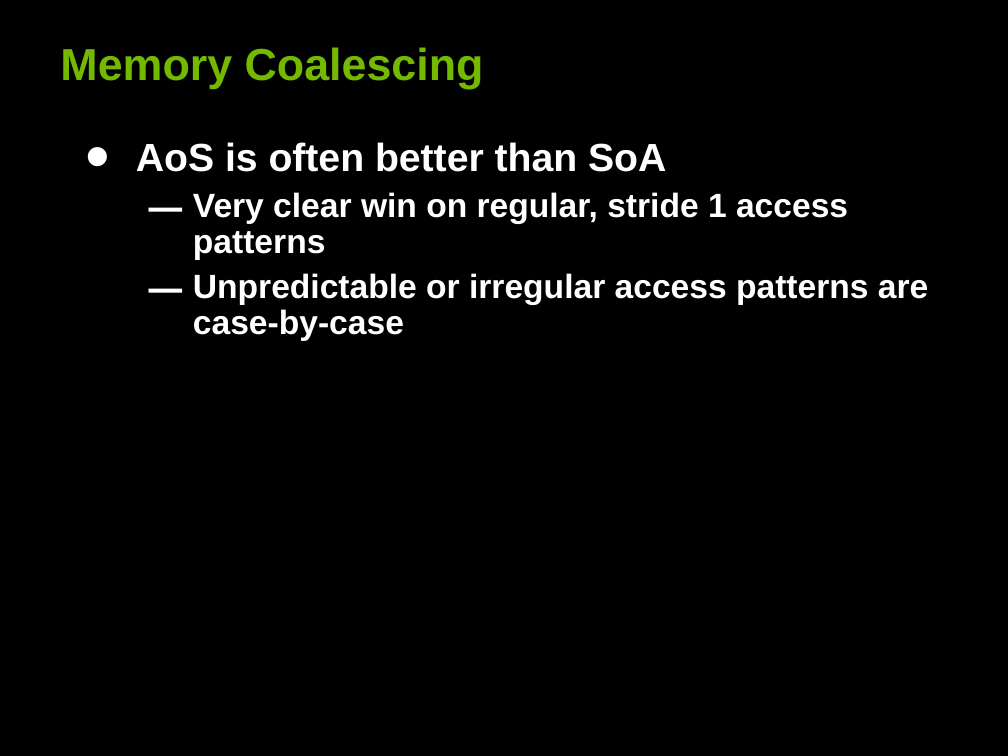
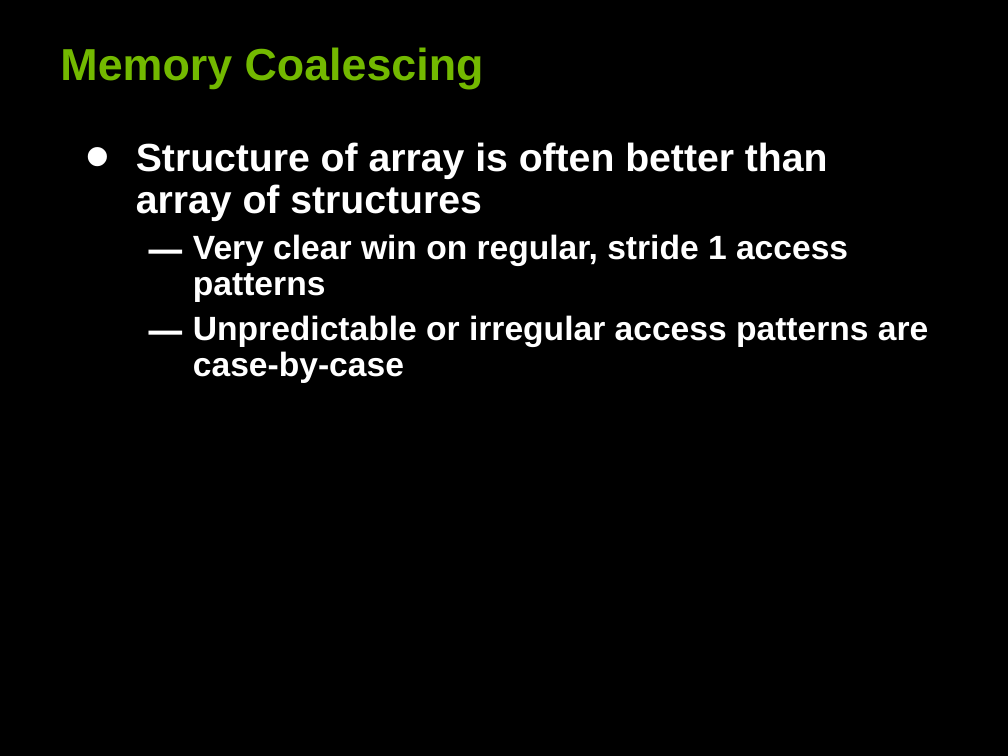
Before and after one commit to jaredhoberock/stanford-cs193g-sp2010, a slide deck: slide 15 of lectures/lecture_5/performance_considerations.ppt. Drawn at 1008x756 pixels with LibreOffice and Linux fonts; fonts in the diff are those of the drawing. Boxes give left, top, right and bottom in pixels: in the first picture for what was removed or moved away, otherwise in the second. Text is boxed around its words. In the diff, an @@ line names an element or a change of style, - is before the commit and + after.

Commit message:
Fix typo in performance considerations slides.

```diff
--- a/lectures/lecture_5/performance_considerations.ppt
+++ b/lectures/lecture_5/performance_considerations.ppt
@@ text at bbox=[136, 142, 828, 221]: text changed @@
-• AoS is often better than SoA
+• Structure of array is often better than array of structures
```
Also in this commit, not shown: 1 other file.
